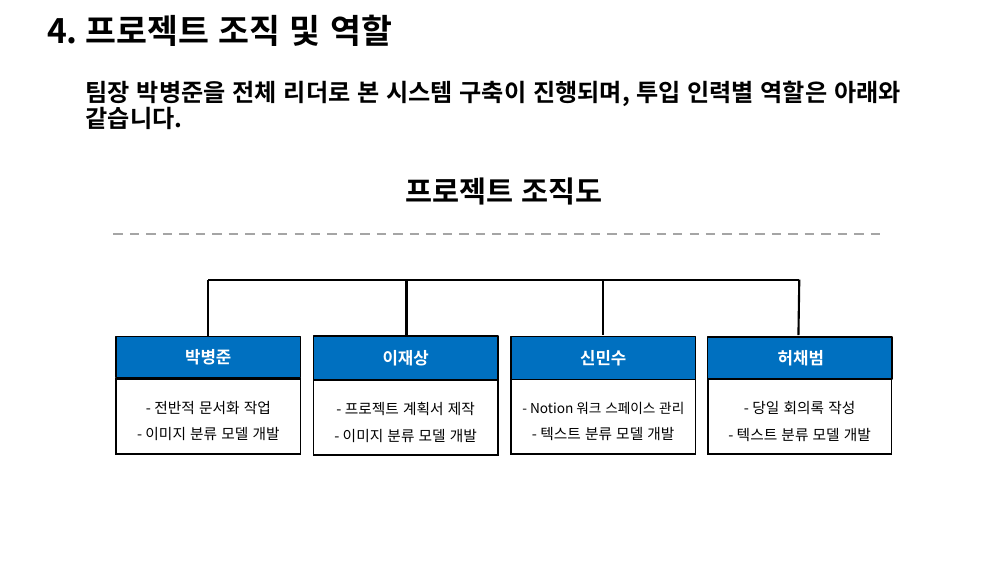
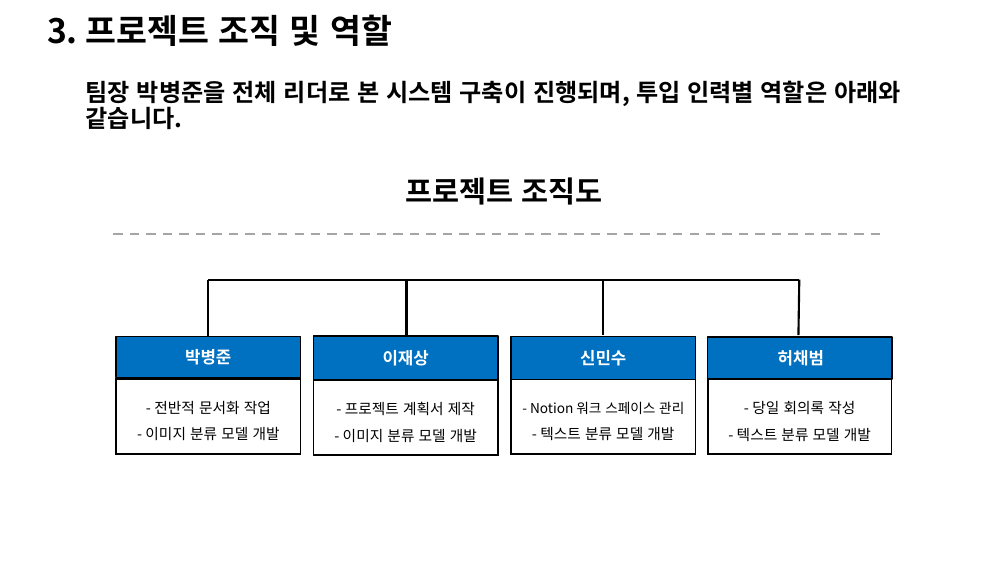
Before and after one commit to knudatascientists/TEAM05-JOOONY-S, a slide deck: slide 5 of Document/프로젝트_계획서(수정5).pptx (slide 6 before the commit). Drawn at 1008x567 pixels with LibreOffice and Linux fonts; fonts in the diff are those of the drawing; background and template pictures are left out. Boxes give left, top, right and bottom in pixels: in the first picture for what was removed or moved away, otherwise in the second. Text is boxed around its words. In the diff, an @@ line names an element or a change of style, - is before the commit and + after.

Commit message:
221006

```diff
--- a/Document/프로젝트_계획서(수정5).pptx
+++ b/Document/프로젝트_계획서(수정5).pptx
@@ title at [47,14,392,46]: text changed @@
-4. 프로젝트 조직 및 역할
+3. 프로젝트 조직 및 역할
```
Also in this commit, not shown: 2 other slides changed, 1 slide removed.
